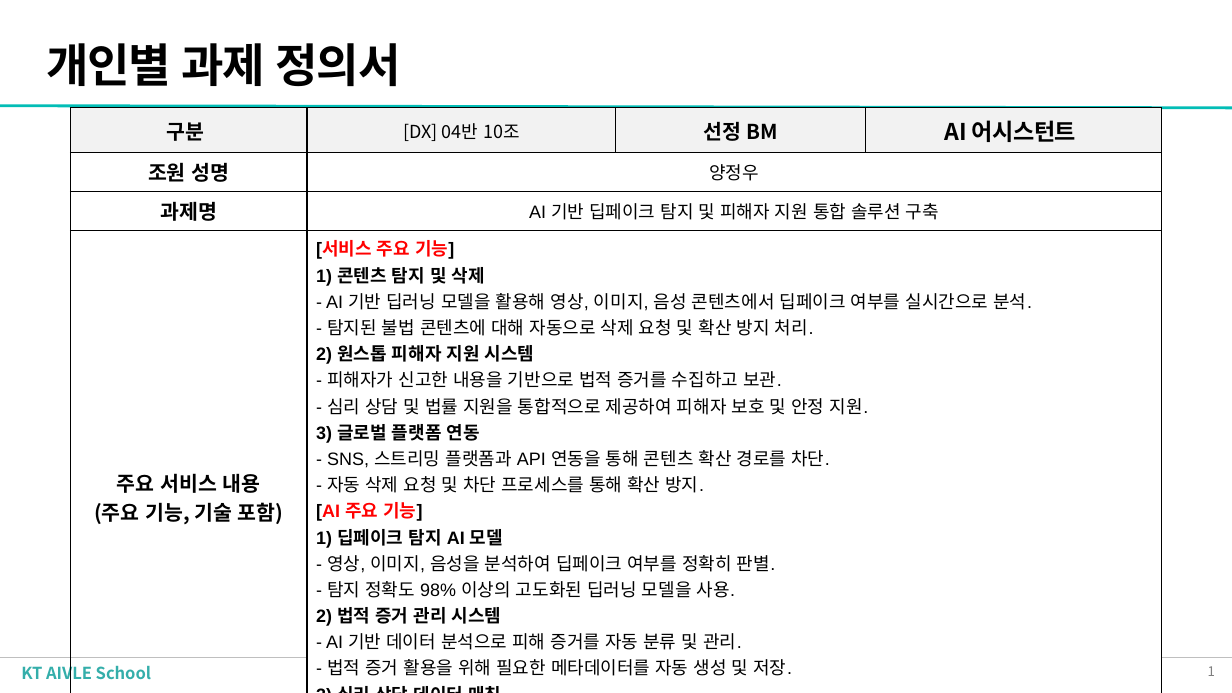
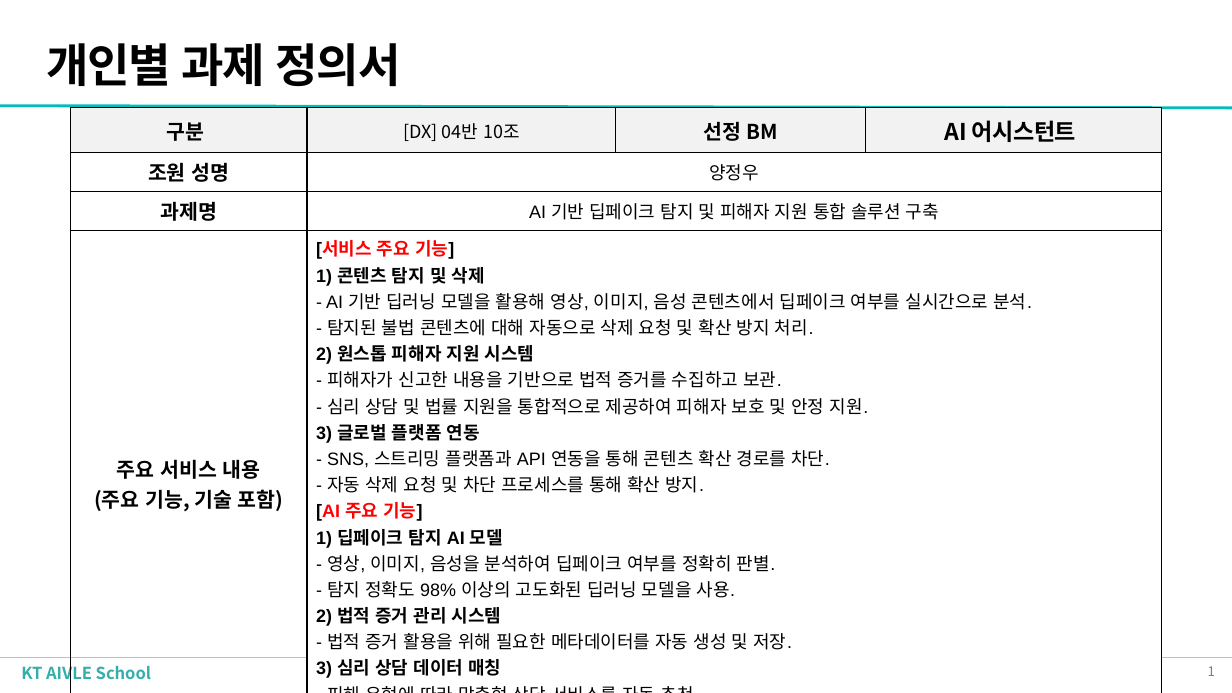
Before and after one commit to yangjung-woo/KT-Workspace, a slide deck: slide 1 of KT_AIVLE_DX_Regular_course/Week1/DX_빅프로젝트_설명회 자료 (2)/DX_수도권_4반_10조_양정우.pptx. Drawn at 1232x693 pixels with LibreOffice and Linux fonts; fonts in the diff are those of the drawing; background and template pictures are left out. Boxes give left, top, right and bottom in pixels: in the first picture for what was removed or moved away, otherwise in the second. Text is boxed around its words. In the diff, an @@ line names an element or a change of style, - is before the commit and + after.

Commit message:
빅프로젝트 대비 자료조사

```diff
--- a/KT_AIVLE_DX_Regular_course/Week1/DX_빅프로젝트_설명회 자료 (2)/DX_수도권_4반_10조_양정우.pptx
+++ b/KT_AIVLE_DX_Regular_course/Week1/DX_빅프로젝트_설명회 자료 (2)/DX_수도권_4반_10조_양정우.pptx
@@ table at (70, 108, 1162, 682) @@
-row 4, column 2: [서비스 주요 기능] / 1) 콘텐츠 탐지 및 삭제 / - AI 기반 딥러닝 모델을 활용해 영상, 이미지, 음성 콘텐츠에서 딥페이크 여부를 실시간으로 분석. / - 탐지된 불법 콘텐츠에 대해 자동으로 삭제 요청 및 확산 방지 처리. / 2) 원스톱 피해자 지원 시스템 / - 피해자가 신고한 내용을 기반으로 법적 증거를 수집하고 보관. / - 심리 상담 및 법률 지원을 통합적으로 제공하여 피해자 보호 및 안정 지원. / 3) 글로벌 플랫폼 연동 / - SNS, 스트리밍 플랫폼과 API 연동을 통해 콘텐츠 확산 경로를 차단. / - 자동 삭제 요청 및 차단 프로세스를 통해 확산 방지. / [AI 주요 기능] / 1) 딥페이크 탐지 AI 모델 / - 영상, 이미지, 음성을 분석하여 딥페이크 여부를 정확히 판별. / - 탐지 정확도 98% 이상의 고도화된 딥러닝 모델을 사용. / 2) 법적 증거 관리 시스템 / - AI 기반 데이터 분석으로 피해 증거를 자동 분류 및 관리. / - 법적 증거 활용을 위해 필요한 메타데이터를 자동 생성 및 저장. / 3) 심리 상담 데이터 매칭 / - 피해 유형에 따라 맞춤형 상담 서비스를 자동 추천. / - AI 챗봇을 통한 1차 심리 지원 및 실시간 상담사 연결 기능.
+row 4, column 2: [서비스 주요 기능] / 1) 콘텐츠 탐지 및 삭제 / - AI 기반 딥러닝 모델을 활용해 영상, 이미지, 음성 콘텐츠에서 딥페이크 여부를 실시간으로 분석. / - 탐지된 불법 콘텐츠에 대해 자동으로 삭제 요청 및 확산 방지 처리. / 2) 원스톱 피해자 지원 시스템 / - 피해자가 신고한 내용을 기반으로 법적 증거를 수집하고 보관. / - 심리 상담 및 법률 지원을 통합적으로 제공하여 피해자 보호 및 안정 지원. / 3) 글로벌 플랫폼 연동 / - SNS, 스트리밍 플랫폼과 API 연동을 통해 콘텐츠 확산 경로를 차단. / - 자동 삭제 요청 및 차단 프로세스를 통해 확산 방지. / [AI 주요 기능] / 1) 딥페이크 탐지 AI 모델 / - 영상, 이미지, 음성을 분석하여 딥페이크 여부를 정확히 판별. / - 탐지 정확도 98% 이상의 고도화된 딥러닝 모델을 사용. / 2) 법적 증거 관리 시스템 / - 법적 증거 활용을 위해 필요한 메타데이터를 자동 생성 및 저장. / 3) 심리 상담 데이터 매칭 / - 피해 유형에 따라 맞춤형 상담 서비스를 자동 추천. / - AI 챗봇을 통한 1차 심리 지원 및 실시간 상담사 연결 기능.
```
Also in this commit, not shown: 33 other files.
